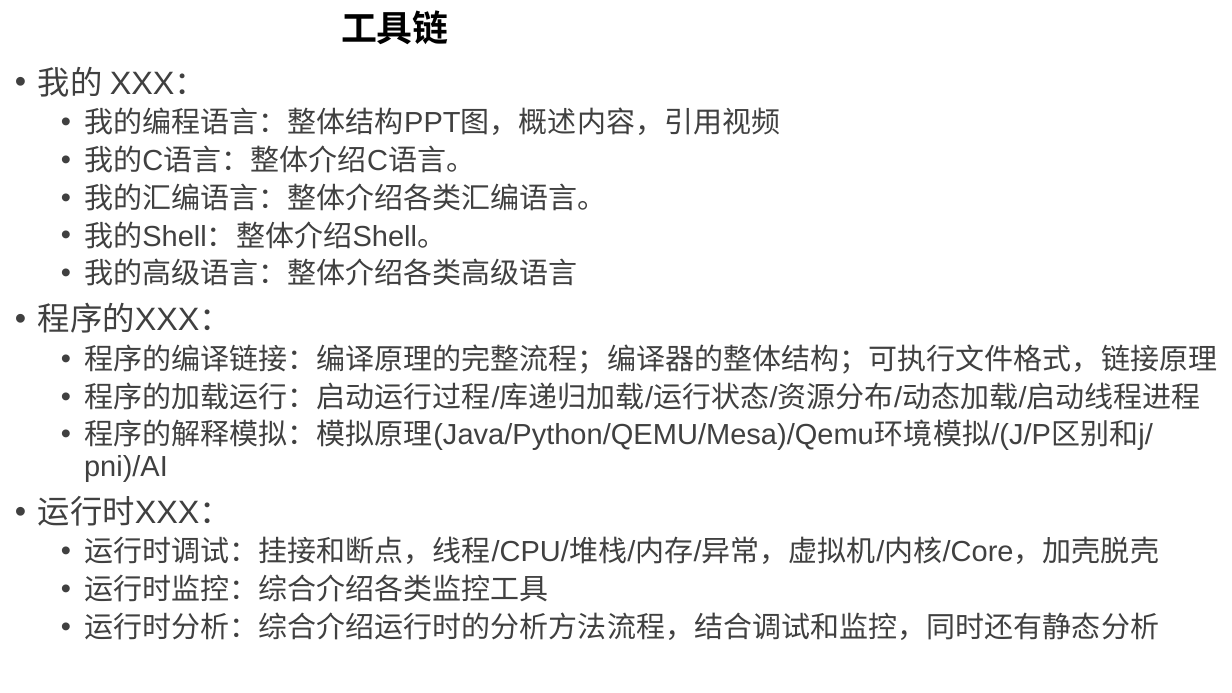
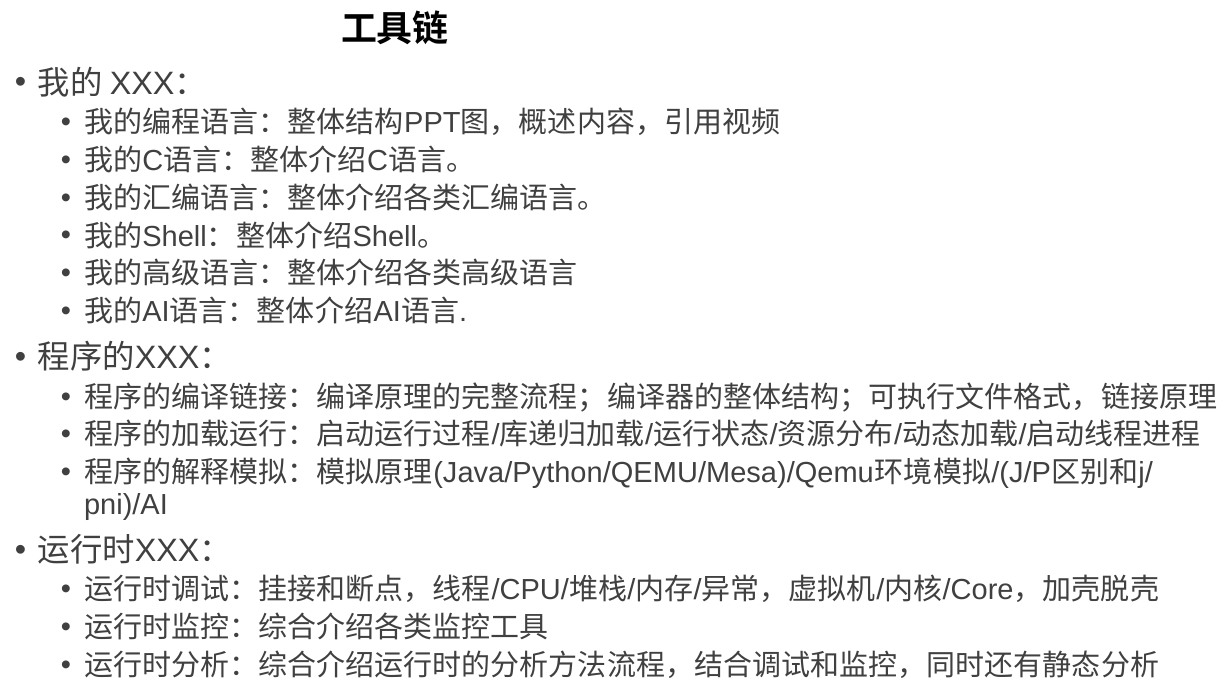
Before and after one commit to GavinKoeng/it-talks, a slide deck: slide 3 of it-talks.pptx. Drawn at 1232x693 pixels with LibreOffice and Linux fonts; fonts in the diff are those of the drawing. Boxes give left, top, right and bottom in pixels: in the first picture for what was removed or moved away, otherwise in the second. Text is boxed around its words. In the diff, an @@ line names an element or a change of style, - is before the commit and + after.

```diff
--- a/it-talks.pptx
+++ b/it-talks.pptx
@@ text at (x1=84, y1=296, x2=467, y2=324): paragraph added @@
+  • 我的AI语言：整体介绍AI语言.
```
Also in this commit, not shown: 4 slides added, 2 other files.
